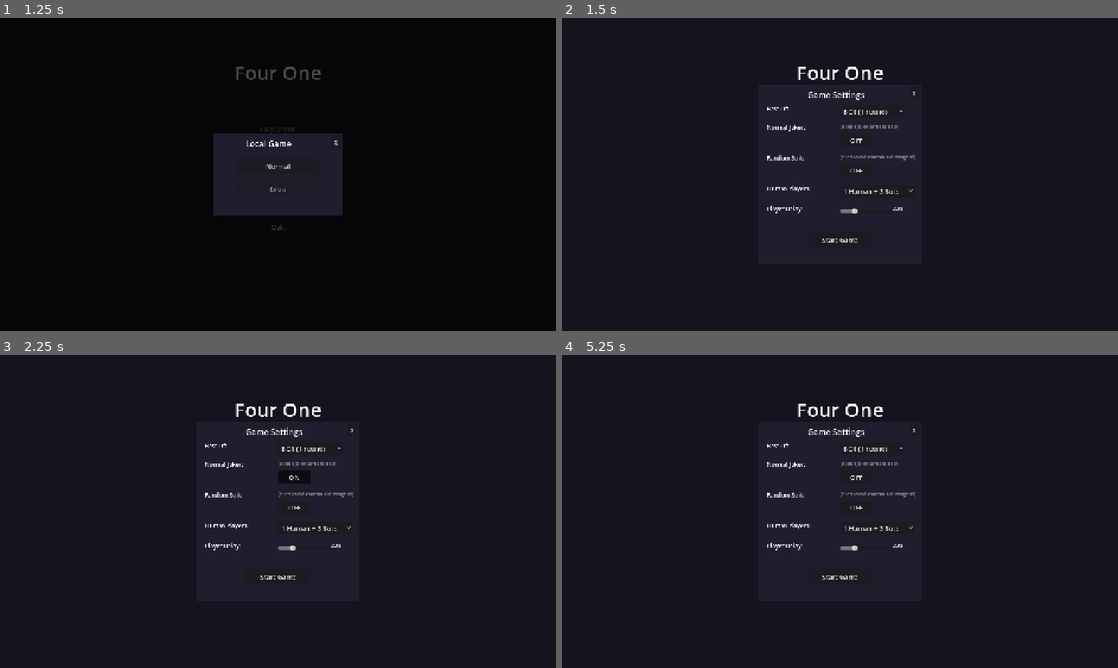
Above: before the commit, frames 1-4 (two rows, left to right).
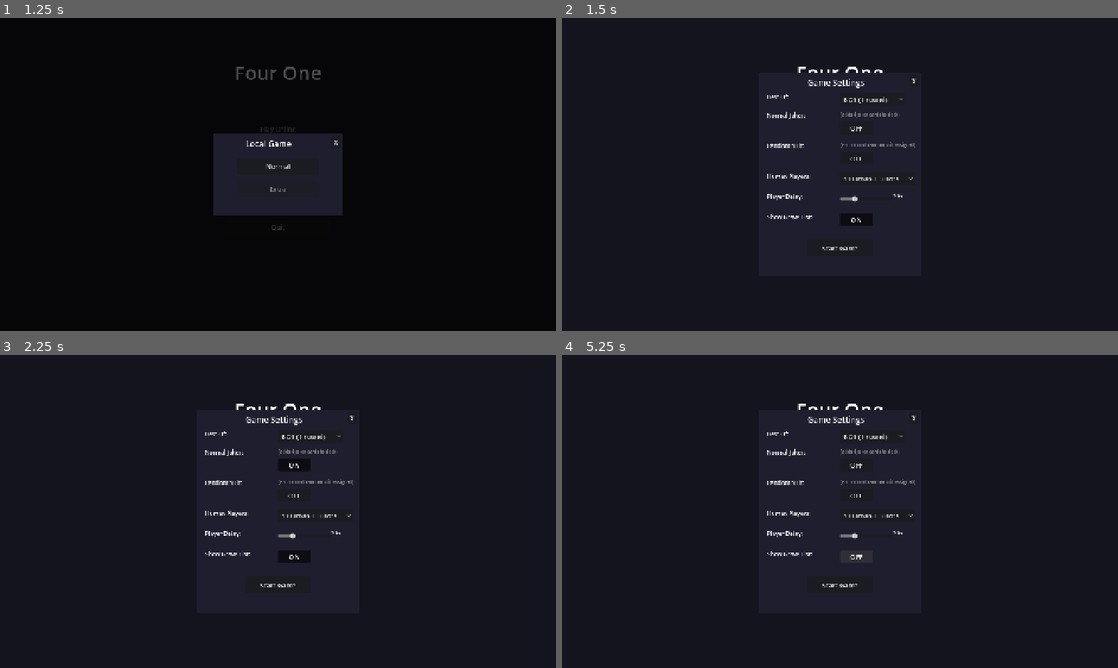
Above: after the commit, the same moments.

Repository: fimaaa/game-fortyone
Game: Godot game, scene res://main_menu/main_menu.tscn
Same seed, same stepped clock (60 frames per second), same inputs: the game is played once before the commit and once after it.
Inputs (mouse positions are in pixels of both pictures, inside the frame that each line leads up to):
- Up to frame 1 (1.25 s): click "Local Game" at 0.5 s
- Up to frame 2 (1.5 s): click "Normal" at 1.25 s
- Up to frame 3 (2.25 s): click "OFF" at 2 s
- Up to frame 4 (5.25 s): click "ON" at 2.75 s; click "OFF" at 3.5 s; click "ON" at 4.25 s; click (856, 555) at 5 s, where only the run after the commit has a clickable "ON"

Frame 1 is identical in both runs. In frame 2, 2.0% of the frame differs, in the area x 36-64%, y 17-75%; in frame 3, 2.3%; in frame 4, 1.8%.

Commit message:
add option allow show graveyard list

Diff:
--- a/main_menu/main_menu.gd
+++ b/main_menu/main_menu.gd
@@ -16,6 +16,7 @@
 var cfg_random_suit := false
 var cfg_human_count := 1
 var cfg_human_delay := 2.0
+var cfg_grave_list := true
 
 var cfg_bg_color := Color(0.08, 0.08, 0.12)
 var cfg_bg_image := ""
@@ -332,6 +333,7 @@
 	cfg_random_suit = false
 	cfg_human_count = 1
 	cfg_human_delay = 2.0
+	cfg_grave_list = true
 	settings_panel.visible = true
 
 func _create_settings_panel():
@@ -349,8 +351,8 @@
 	menu_panel.add_child(overlay)
 
 	settings_panel = ColorRect.new()
-	settings_panel.position = Vector2(1366 / 2 - 200, 768 / 2 - 220)
-	settings_panel.size = Vector2(400, 440)
+	settings_panel.position = Vector2(1366 / 2 - 200, 768 / 2 - 250)
+	settings_panel.size = Vector2(400, 500)
 	settings_panel.color = Color(0.12, 0.12, 0.18)
 	settings_panel.visible = false
 	menu_panel.add_child(settings_panel)
@@ -499,6 +501,26 @@
 	settings_panel.add_child(delay_slider)
 	y += 50
 
+	var grave_label = Label.new()
+	grave_label.text = "Show Grave List:"
+	grave_label.position = Vector2(20, y)
+	grave_label.size = Vector2(120, 30)
+	grave_label.add_theme_font_size_override("font_size", 14)
+	settings_panel.add_child(grave_label)
+
+	var grave_btn = Button.new()
+	grave_btn.text = "ON"
+	grave_btn.position = Vector2(200, y)
+	grave_btn.size = Vector2(80, 28)
+	grave_btn.toggle_mode = true
+	grave_btn.button_pressed = true
+	grave_btn.pressed.connect(func():
+		cfg_grave_list = grave_btn.button_pressed
+		grave_btn.text = "ON" if cfg_grave_list else "OFF"
+	)
+	settings_panel.add_child(grave_btn)
+	y += 50
+
 	var sep = HSeparator.new()
 	sep.position = Vector2(20, y)
 	sep.size = Vector2(360, 2)
@@ -524,6 +546,7 @@
 	cfg.set_value("game", "random_suit", cfg_random_suit)
 	cfg.set_value("game", "human_count", cfg_human_count)
 	cfg.set_value("game", "human_delay", cfg_human_delay)
+	cfg.set_value("game", "grave_list", cfg_grave_list)
 	cfg.save(GAME_CONFIG_PATH)
 
 func _save_settings():
--- a/main_scene/main_game.gd
+++ b/main_scene/main_game.gd
@@ -47,6 +47,7 @@
 var game_random_suit := false
 var game_human_count := 1
 var game_human_delay := 2.0
+var game_grave_list := true
 var human_players : Array = []
 var round_wins : Array = [0, 0, 0, 0]
 var current_round := 0
@@ -777,6 +778,7 @@
 		game_random_suit = cfg.get_value("game", "random_suit", false)
 		game_human_count = cfg.get_value("game", "human_count", 1)
 		game_human_delay = cfg.get_value("game", "human_delay", 2.0)
+		game_grave_list = cfg.get_value("game", "grave_list", true)
 
 func _close_options():
 	game_options_visible = false
@@ -925,7 +927,7 @@
 		if players[pi].grave.size() > 0 and players[pi].grave[-1] == card:
 			if game_state == "pick_source" and pi == current_player:
 				_on_choice()
-			else:
+			elif game_grave_list:
 				_show_grave_list(pi)
 			return
 
